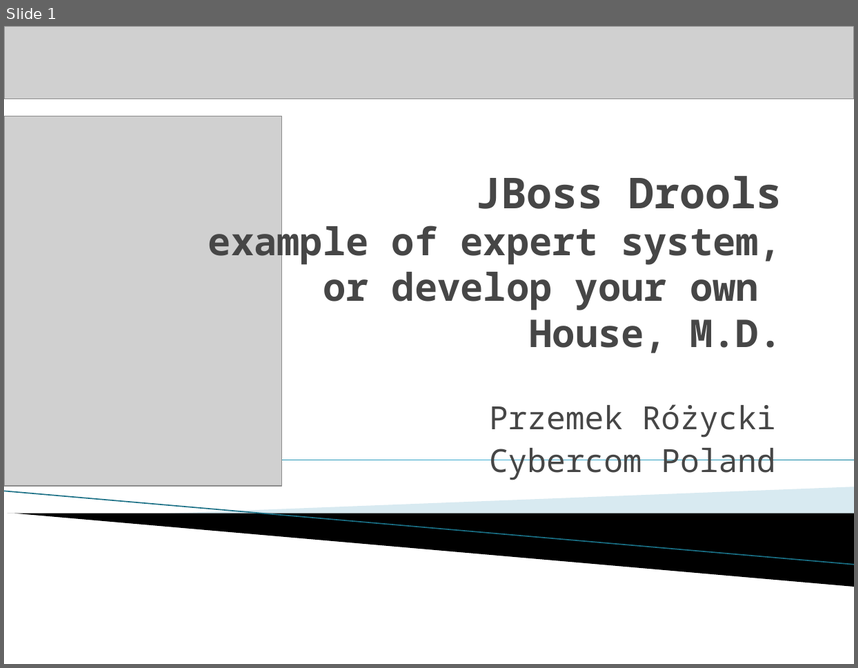
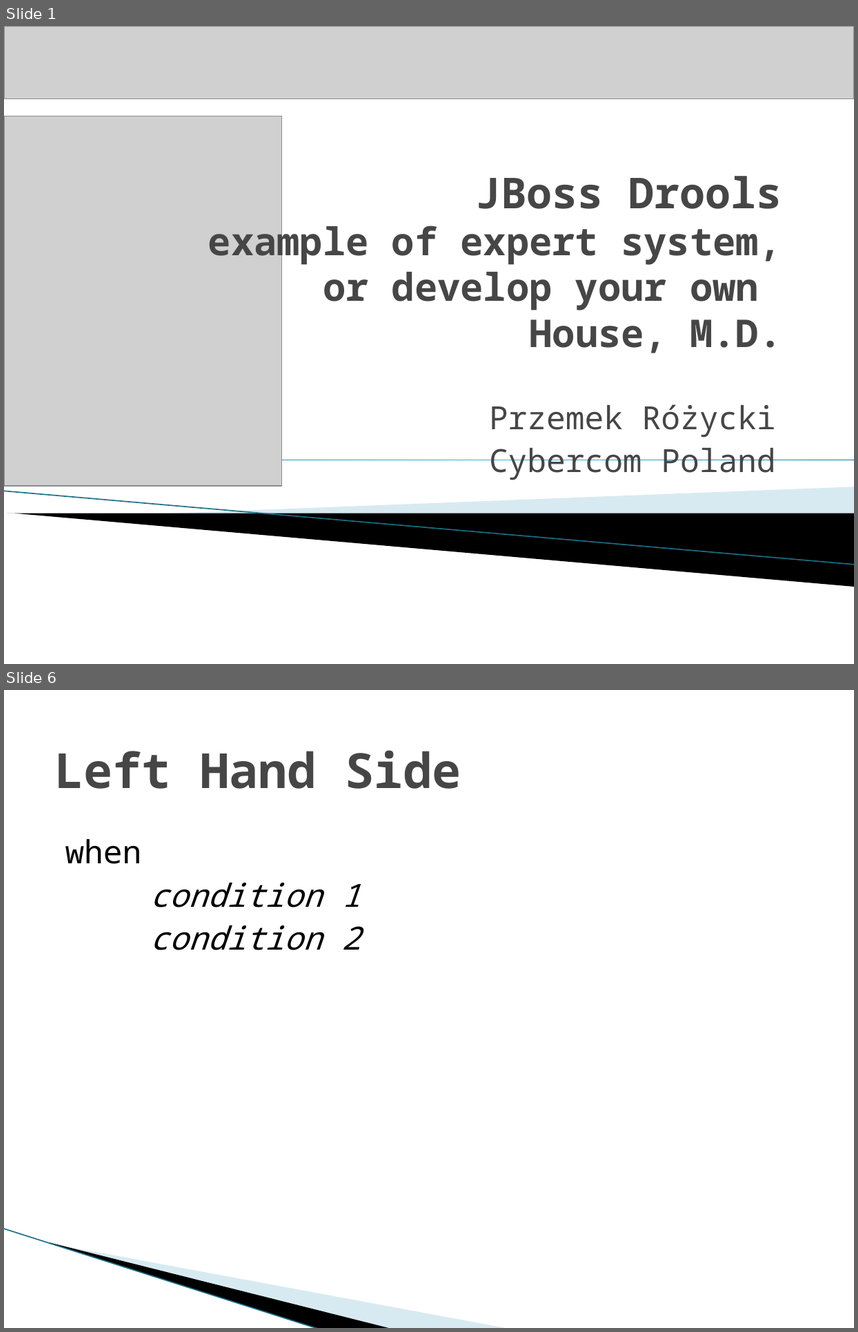
Before and after one commit to gspandy/drools-presentation-and-examples, a slide deck: drools-business-rules-engine.pptx. Shown one above the other, each under a label of ours: slide 1 before the commit, slides 1 and 6 after it; the slides between them are not shown. The pictures are 858x668 and 858x1332 pixels, drawn with LibreOffice and Linux fonts; fonts in the diff are those of the drawing; grey boxes stand for pictures; background and template pictures are left out. Boxes give left, top, right and bottom in pixels: in the first picture for what was removed or moved away, otherwise in the second. Text is boxed around its words. In the diff, an @@ line names an element or a change of style, - is before the commit and + after.

```diff
--- a/drools-business-rules-engine.pptx
+++ b/drools-business-rules-engine.pptx
@@ slide 6 added at (x1=4, y1=690, x2=854, y2=1328), background #FFFFFF @@
@@ title added at (x1=55, y1=750, x2=461, y2=789), 41 pt, text #464646, bold @@
+Left Hand Side
@@ text added at (x1=65, y1=839, x2=361, y2=950), 27 pt, text #000000, italic @@
+when
+condition 1
+condition 2
@@ freeform shape added at (x1=70, y1=1155, x2=424, y2=1290), fill #A0CBDC at 40% opacity @@
@@ freeform shape added at (x1=4, y1=1228, x2=352, y2=1306), fill #000000 @@
@@ line added from (4, 1228) to (319, 1328), #97C5D8 0.95 pt @@
```
Also in this commit, not shown: 1 slide changed, 4 other slides added, 1 slide removed, 16 other files.
